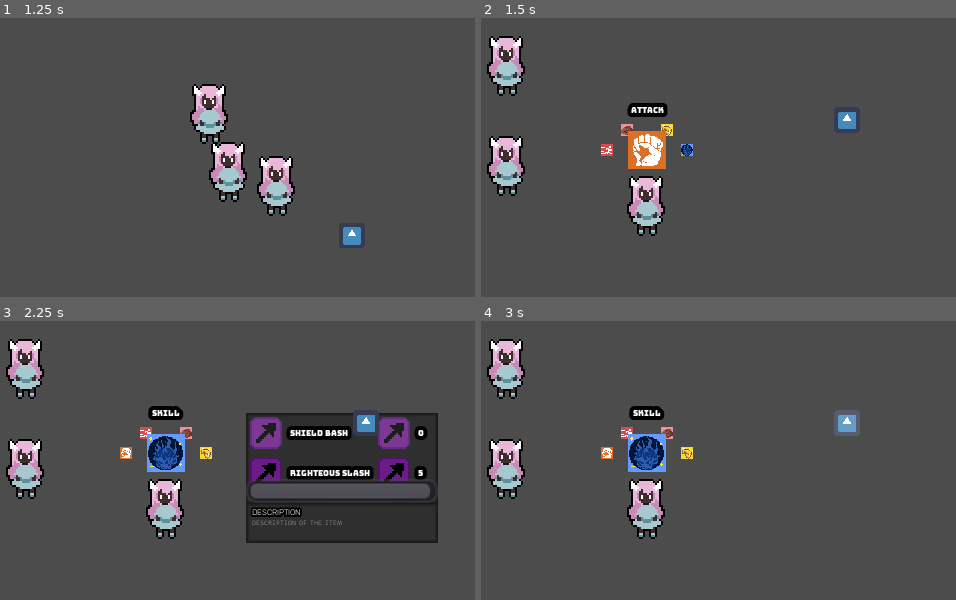
Above: before the commit, frames 1-4 (two rows, left to right).
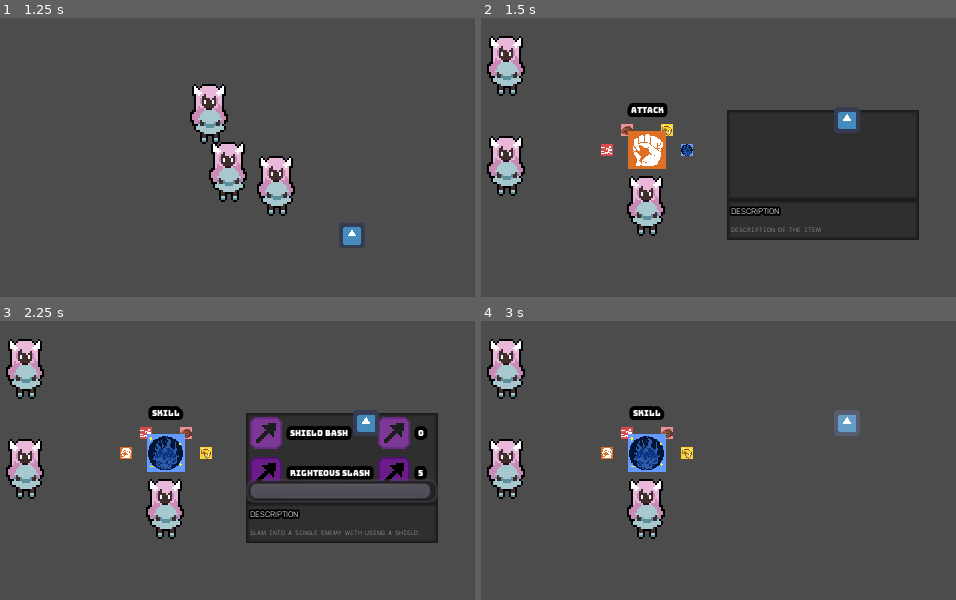
Above: after the commit, the same moments.

Repository: jalvarez2016/Dream-Away
Game: Godot game, scene res://World.tscn
Same seed, same stepped clock (60 frames per second), same inputs: the game is played once before the commit and once after it. The engine's default icon, where the game draws it, is replaced by a stand-in: a white triangle on a blue panel in a dark square.
Inputs:
- Up to frame 1 (1.25 s): hold Right (ui_right) from 0.53 s (still down); tap Z (ui_action) at 0.6 s
- Up to frame 2 (1.5 s): release Right (ui_right) at 1.28 s; hold Escape (ui_back) from 1.28 s (still down); tap Z (ui_action) at 1.35 s
- Up to frame 3 (2.25 s): tap Enter at 2 s; release Escape (ui_back) at 2.03 s; hold Right (ui_right) from 2.03 s (still down); tap Z (ui_action) at 2.1 s
- Up to frame 4 (3 s): release Right (ui_right) at 2.78 s; hold Up (ui_up) from 2.78 s (still down); tap Z (ui_action) at 2.85 s

Frame 1 is identical in both runs. In frame 2, 18% of the frame differs, in the area x 51-93%, y 32-80%; in frame 3, 0.7%; in frame 4, nothing differs.

Commit message:
CHORE: Reduce repeative code in action setup functions

Diff:
--- a/Fonts/Rubik.tres
+++ b/Fonts/Rubik.tres
@@ -7,4 +7,5 @@
 outline_size = 1
 outline_color = Color( 0, 0, 0, 1 )
 extra_spacing_top = 1
+extra_spacing_bottom = 1
 font_data = ExtResource( 1 )
--- a/Fonts/Trispace.tres
+++ b/Fonts/Trispace.tres
@@ -4,5 +4,4 @@
 
 [resource]
 size = 3
-extra_spacing_bottom = 3
 font_data = ExtResource( 1 )
--- a/Utils/ActionSelctor/ActionSelector.gd
+++ b/Utils/ActionSelctor/ActionSelector.gd
@@ -6,6 +6,8 @@
 enum {
 	ACTION_SELECT,
 	SKILL_SELECT,
+	STYLE_SELECT,
+	ITEM_SELECT,
 	ENEMY_SELECT,
 	ALLY_SELECT
 }
@@ -29,9 +31,9 @@
 var relevantStat
 
 #Skill variables
-var skillLabels = []
-var currentSkill
-var selectedSkillData
+var Labels = []
+var currentSelect
+var selectedData
 
 func _ready():
 	randomize()
@@ -86,7 +88,43 @@
 				_cycle_skills_up()
 			elif Input.is_action_just_pressed("ui_action"):
 				infoContainer.visible = false
-				match selectedSkillData.hurt_enemies:
+				match selectedData.hurt_enemies:
+					true:
+						enemyAnimationPlayer.play("Selecting")
+						state = ENEMY_SELECT
+					false:
+						allyAnimationPlayer.play("Selecting")
+						state = ALLY_SELECT
+		STYLE_SELECT:
+			if Input.is_action_just_pressed("ui_back"):
+				state = ACTION_SELECT
+				_depopulate_info()
+				infoContainer.visible = false
+			elif Input.is_action_just_pressed("ui_down"):
+				_cycle_skills_down()
+			elif Input.is_action_just_pressed("ui_up"):
+				_cycle_skills_up()
+			elif Input.is_action_just_pressed("ui_action"):
+				infoContainer.visible = false
+				match selectedData.hurt_enemies:
+					true:
+						enemyAnimationPlayer.play("Selecting")
+						state = ENEMY_SELECT
+					false:
+						allyAnimationPlayer.play("Selecting")
+						state = ALLY_SELECT
+		ITEM_SELECT:
+			if Input.is_action_just_pressed("ui_back"):
+				state = ACTION_SELECT
+				_depopulate_info()
+				infoContainer.visible = false
+			elif Input.is_action_just_pressed("ui_down"):
+				_cycle_skills_down()
+			elif Input.is_action_just_pressed("ui_up"):
+				_cycle_skills_up()
+			elif Input.is_action_just_pressed("ui_action"):
+				infoContainer.visible = false
+				match selectedData.hurt_enemies:
 					true:
 						enemyAnimationPlayer.play("Selecting")
 						state = ENEMY_SELECT
@@ -111,7 +149,7 @@
 				enemyAnimationPlayer.play("RESET")
 				_depopulate_info()
 		ALLY_SELECT:
-			var numTargets = selectedSkillData.targets
+			var numTargets = selectedData.targets
 			if numTargets > allies.size() || numTargets == -1:
 				pass
 #				Apply skill to all allies
@@ -199,23 +237,83 @@
 	_update_action_label(current_action.get_name())
 
 func _cycle_skills_down():
-	currentSkill.get_node("AnimationPlayer").play("RESET")
-	skillLabels.push_back(skillLabels.pop_front())
-	currentSkill = skillLabels[0]
-	selectedSkillData = _get_skill_data(currentSkill.get_name())
-	currentSkill.get_node("AnimationPlayer").play("Selecting")
+	currentSelect.get_node("AnimationPlayer").play("RESET")
+	Labels.push_back(Labels.pop_front())
+	currentSelect = Labels[0]
+	selectedData = _get_skill_data(currentSelect.get_name())
+	currentSelect.get_node("AnimationPlayer").play("Selecting")
 
 func _cycle_skills_up():
-	currentSkill.get_node("AnimationPlayer").play("RESET")
-	skillLabels.push_front(skillLabels.pop_back())
-	currentSkill = skillLabels[0]
-	selectedSkillData = _get_skill_data(currentSkill.get_name())
-	currentSkill.get_node("AnimationPlayer").play("Selecting")
+	currentSelect.get_node("AnimationPlayer").play("RESET")
+	Labels.push_front(Labels.pop_back())
+	currentSelect = Labels[0]
+	selectedData = _get_skill_data(currentSelect.get_name())
+	currentSelect.get_node("AnimationPlayer").play("Selecting")
 
 func _update_action_label(updated_text):
 	actionLabel.text = updated_text;
 
 # Action setup methods are below
+func _populate_info(items, type):
+#	Reduces the repetative code in setup functions
+#	@items: array An array of the labels to be placed in info
+#	@type: String The type of labels to be made
+	var stats = get_node("../").get_node("Stats")
+	relevantStat = stats.attack
+	var name = get_node("../").get_name()
+	var lvl = battleData.data[name].level
+	var count = 0;
+	infoContainer.visible = true
+	var description = $InfoContainer/Descriptor/VBoxContainer/Description
+	while count < items.size() && Labels.size() < items.size():
+		var itemData = items[count]
+		match type:
+			"ITEM":
+				var itemSelect = load("res://Utils/ActionSelctor/ItemSelect.tscn").instance()
+				itemSelect.set_name(itemData.name)
+				infoContainer.get_node("ScrollContainer/Info").add_child(itemSelect)
+				itemSelect._set_item_data(
+					itemData.name,
+					"res://Utils/Skill Icons/Skill_Attack_Icon.png",
+					itemData.amount
+				)
+				Labels.push_back(itemSelect)
+			"SKILL":
+				if itemData.level_required <= lvl:
+					var move = load("res://Utils/ActionSelctor/MoveSelect.tscn").instance()
+					move.set_name(itemData.name)
+					infoContainer.get_node("ScrollContainer/Info").add_child(move)
+					move._set_move_data(
+						itemData.name,
+						"res://Utils/Skill Icons/Skill_Attack_Icon.png",
+						str(itemData.mana),
+						"res://Utils/Skill Icons/Skill_Attack_Icon.png"
+					)
+					Labels.push_back(move)
+			"STYLE":
+				if itemData.level_required <= lvl:
+					var move = load("res://Utils/ActionSelctor/MoveSelect.tscn").instance()
+					move.set_name(itemData.name)
+					infoContainer.get_node("ScrollContainer/Info").add_child(move)
+					move._set_move_data(
+						itemData.name,
+						"res://Utils/Skill Icons/Skill_Attack_Icon.png",
+						str(itemData.style_points),
+						"res://Utils/Skill Icons/Skill_Attack_Icon.png"
+					)
+					Labels.push_back(move)
+		count += 1
+	currentSelect = Labels[0]
+	match type:
+		"ITEM":
+			selectedData = _get_item_info(currentSelect.get_name())
+		"SKILL":
+			selectedData = _get_skill_data(currentSelect.get_name())
+		"STYLE":
+			selectedData = _get_style_data(currentSelect.get_name())
+	print(selectedData)
+	description.text = selectedData.info
+
 func _attack_setup():
 #	Get character info
 	var stats = get_node("../").get_node("Stats")
@@ -226,82 +324,25 @@
 	enemyAnimationPlayer.play("Selecting")
 
 func _skill_setup():
-	var stats = get_node("../").get_node("Stats")
-	relevantStat = stats.attack
 	var name = get_node("../").get_name()
 	var skills = battleData.data[name].skills
-	var lvl = battleData.data[name].level
-	var count = 0;
-	infoContainer.visible = true
-	while count < skills.size() && skillLabels.size() < skills.size():
-		var skillData = skills[count]
-		if skillData.level_required <= lvl:
-			var move = load("res://Utils/ActionSelctor/MoveSelect.tscn").instance()
-			move.set_name(skillData.name)
-			infoContainer.get_node("ScrollContainer/Info").add_child(move)
-			move._set_move_data(
-				skillData.name,
-				"res://Utils/Skill Icons/Skill_Attack_Icon.png",
-				str(skillData.mana),
-				"res://Utils/Skill Icons/Skill_Attack_Icon.png"
-			)
-			skillLabels.push_back(move)
-		count += 1
-	currentSkill = skillLabels[0]
-	selectedSkillData = _get_skill_data(currentSkill.get_name())
-	currentSkill.get_node("AnimationPlayer").play("Selecting")
+	_populate_info(skills, "SKILL")
+	currentSelect.get_node("AnimationPlayer").play("Selecting")
 	state = SKILL_SELECT
 
 func _style_setup():
-#	var stats = get_node("../").get_node("Stats")
 	var name = get_node("../").get_name()
 	var styleSkills = battleData.data[name].style
-	var lvl = battleData.data[name].level
-	var count = 0;
-	infoContainer.visible = true
-	while count < styleSkills.size() && skillLabels.size() < styleSkills.size():
-		var styleMoveData = styleSkills[count]
-		if styleMoveData.level_required <= lvl:
-			var move = load("res://Utils/ActionSelctor/MoveSelect.tscn").instance()
-			move.set_name(styleMoveData.name)
-			infoContainer.get_node("ScrollContainer/Info").add_child(move)
-			move._set_move_data(
-				styleMoveData.name,
-				"res://Utils/Skill Icons/Skill_Attack_Icon.png",
-				str(styleMoveData.style_points),
-				"res://Utils/Skill Icons/Skill_Attack_Icon.png"
-			)
-			skillLabels.push_back(move)
-		count += 1
-	currentSkill = skillLabels[0]
-	selectedSkillData = _get_skill_data(currentSkill.get_name())
-	currentSkill.get_node("AnimationPlayer").play("Selecting")
+	_populate_info(styleSkills, "STYLE")
+	currentSelect.get_node("AnimationPlayer").play("Selecting")
 	state = SKILL_SELECT
 
 func _item_setup():
-	print(battleData.data.items)
 	var itemList = battleData.data.items
 	var count = 0;
-	infoContainer.visible = true
-	var description = $InfoContainer/Descriptor/Description
-	while count < itemList.size():
-		var item = itemList[count]
-		var itemSelect = load("res://Utils/ActionSelctor/ItemSelect.tscn").instance()
-		itemSelect.set_name(item.name)
-		infoContainer.get_node("ScrollContainer/Info").add_child(itemSelect)
-		itemSelect._set_item_data(
-			item.name,
-			"res://Utils/Skill Icons/Skill_Attack_Icon.png",
-			item.amount
-		)
-		skillLabels.push_back(itemSelect)
-		count += 1
-	currentSkill = skillLabels[0]
-	var selectedData = _get_item_info(currentSkill.get_name())
-	description.text = selectedData.info
-	currentSkill.get_node("AnimationPlayer").play("Selecting")
-	state = SKILL_SELECT
-	pass
+	_populate_info(itemList, "ITEM")
+	currentSelect.get_node("AnimationPlayer").play("Selecting")
+	state = ITEM_SELECT
 
 func _get_skill_data(skill_name):
 	var name = get_node("../").get_name()
@@ -314,18 +355,29 @@
 		count += 1
 	return skillData
 
+func _get_style_data(style_name):
+	var name = get_node("../").get_name()
+	var style_moves = battleData.data[name].style
+	var count = 0
+	var styleData
+	while count < style_moves.size():
+		if style_moves[count].name == style_name:
+			styleData = style_moves[count]
+		count += 1
+	return styleData
+
 func _get_item_info(item_name):
 	return battleData.itemGlossary[item_name]
 
 func _depopulate_info():
-	var description = $InfoContainer/Descriptor/Description
+	var description = $InfoContainer/Descriptor/VBoxContainer/Description
 	description.text = ""
 	var infoStuff = infoContainer.get_node("ScrollContainer/Info")
 	var count = 0
 	while count < infoStuff.get_children().size():
 		infoStuff.get_children()[count].queue_free()
 		count += 1
-	skillLabels = []
+	Labels = []
 
 # Enemy Cycling Logic
 func _next_enemy():
@@ -377,7 +429,7 @@
 func _skill_action(_on_ally: bool):
 	if _on_ally:
 		print(current_ally)
-		var skillEffect = selectedSkillData.effect
+		var skillEffect = selectedData.effect
 		match skillEffect:
 			"HEAL":
 				var amountHealed = get_node("../Stats").attack + (randi() % 5)
@@ -397,12 +449,12 @@
 
 	enemyAnimationPlayer.play("RESET")
 
-	if selectedSkillData.hurt_enemies:
+	if selectedData.hurt_enemies:
 		var enemyDefense = current_enemy.get_node("Stats").defense
-		var damageDelt = selectedSkillData.damage - (enemyDefense/ 1.5)
+		var damageDelt = selectedData.damage - (enemyDefense/ 1.5)
 		current_enemy._take_damage(damageDelt + (randi() % 5))
 
-	var skillEffect = selectedSkillData.effect
+	var skillEffect = selectedData.effect
 	match skillEffect:
 		"STUN":
 			current_enemy._set_status("STUN")
--- a/Utils/ActionSelctor/Action_Selector.tscn
+++ b/Utils/ActionSelctor/Action_Selector.tscn
@@ -116,7 +116,6 @@
 shape = SubResource( 5 )
 
 [node name="InfoContainer" type="Panel" parent="."]
-visible = false
 margin_left = 42.0
 margin_top = -8.0
 margin_right = 42.0
@@ -138,29 +137,33 @@
 size_flags_horizontal = 3
 size_flags_vertical = 3
 
-[node name="Descriptor" type="Panel" parent="InfoContainer"]
+[node name="Descriptor" type="ScrollContainer" parent="InfoContainer"]
 margin_left = -2.0
 margin_top = 43.0
 margin_right = 94.0
 margin_bottom = 63.0
-custom_styles/panel = SubResource( 9 )
+custom_styles/bg = SubResource( 9 )
 
-[node name="Title" type="Label" parent="InfoContainer/Descriptor"]
-margin_left = 3.0
-margin_top = 1.0
+[node name="VBoxContainer" type="VBoxContainer" parent="InfoContainer/Descriptor"]
+margin_left = 2.0
+margin_top = 2.0
+margin_right = 94.0
+margin_bottom = 17.0
+size_flags_horizontal = 3
+
+[node name="Title" type="Label" parent="InfoContainer/Descriptor/VBoxContainer"]
 margin_right = 92.0
-margin_bottom = 6.0
+margin_bottom = 7.0
 size_flags_horizontal = 3
 custom_fonts/font = ExtResource( 9 )
 text = "Description"
 autowrap = true
 uppercase = true
 
-[node name="Description" type="Label" parent="InfoContainer/Descriptor"]
-margin_left = 3.0
-margin_top = 8.0
+[node name="Description" type="Label" parent="InfoContainer/Descriptor/VBoxContainer"]
+margin_top = 11.0
 margin_right = 92.0
-margin_bottom = 13.0
+margin_bottom = 15.0
 size_flags_horizontal = 3
 custom_fonts/font = ExtResource( 8 )
 text = "Description of the item"
--- a/Utils/BattleData.gd
+++ b/Utils/BattleData.gd
@@ -57,7 +57,8 @@
 				"targets": 1,
 				"hurt_enemies": false,
 				"mana": 10,
-				"effect": "HEAL"
+				"effect": "HEAL",
+				"info": "Heals a single target"
 			},
 			{
 				"name": "Heal Drain",
@@ -66,7 +67,8 @@
 				"targets": 1,
 				"hurt_enemies": true,
 				"mana": 10,
-				"effect": "HEAL_DAMAGE"
+				"effect": "HEAL_DAMAGE",
+				"info": "Drains health from an enemy and uses it to heal themselves."
 			},
 			{
 				"name": "Barrier",
@@ -75,7 +77,8 @@
 				"targets": -1,
 				"hurt_enemies": false,
 				"mana": 12,
-				"effect": "SHIELD"
+				"effect": "SHIELD",
+				"info": "Creates shields for all allies."
 			},
 			{
 				"name": "Group Heal",
@@ -84,7 +87,8 @@
 				"targets": -1,
 				"hurt_enemies": false,
 				"mana": 18,
-				"effect": "HEAL"
+				"effect": "HEAL",
+				"info": "Heals all members in the party."
 			},
 			{
 				"name": "Revive",
@@ -93,7 +97,8 @@
 				"targets": 1,
 				"hurt_enemies": false,
 				"mana": 25,
-				"effect": "REVIVE"
+				"effect": "REVIVE",
+				"info": "Revives a single party member."
 			},
 		],
 		"style": [
@@ -104,16 +109,18 @@
 				"targets": 0,
 				"hurt_enemies": false,
 				"style_points": 80,
-				"effect": "STOCK"
+				"effect": "STOCK",
+				"info": "Adds health to a storage of health that can be used later for healing or damage."
 			},
 			{
 				"name": "Drain Stock",
 				"level_required": 12,
 				"damage": 45,
-				"targets": 0,
+				"targets": 1,
 				"hurt_enemies": false,
 				"style_points": 40,
-				"effect": "STOCK"
+				"effect": "STOCK",
+				"info": "Drains health from an enemy and adds it to a storage of health that can be used later for healing or damage."
 			},
 			{
 				"name": "Heathing Sunshine",
@@ -122,7 +129,8 @@
 				"targets": -1,
 				"hurt_enemies": false,
 				"style_points": 20,
-				"effect": "HEAL"
+				"effect": "HEAL",
+				"info": "Uses the health stored in the health stock to heal all party members equally up to the amount in the health stock. Whatever is not used remains in the health stock for later use."
 			},
 			{
 				"name": "Day of Rebirth",
@@ -131,7 +139,8 @@
 				"targets": -1,
 				"hurt_enemies": false,
 				"style_points": 60,
-				"effect": "REVIVE"
+				"effect": "REVIVE",
+				"info": "Resurrects all defeated party members at 50% health."
 			},
 		],
 		"exp": 0,
@@ -147,7 +156,8 @@
 				"targets": 1,
 				"hurt_enemies": true,
 				"mana": 10,
-				"effect": "STUN"
+				"effect": "STUN",
+				"info": "Slams a hammer conjured up with magic down on an enemy."
 			},
 			{
 				"name": "Shadow Spear",
@@ -156,7 +166,8 @@
 				"targets": 1,
 				"hurt_enemies": true,
 				"mana": 15,
-				"effect": null
+				"effect": null,
+				"info": "Shoots a spear created with magic at an enemy."
 			},
 			{
 				"name": "Pain Rain",
@@ -165,7 +176,8 @@
 				"targets": -1,
 				"hurt_enemies": true,
 				"mana": 15,
-				"effect": "SHIELD"
+				"effect": "SHIELD",
+				"info": "Rains down needles on all enemies while making making shields for your party."
 			},
 			{
 				"name": "Opaque Shield",
@@ -174,7 +186,8 @@
 				"targets": -1,
 				"hurt_enemies": false,
 				"mana": 18,
-				"effect": "SHIELD"
+				"effect": "SHIELD",
+				"info": "Creates shields for all members of the party."
 			}
 		],
 		"style": [
@@ -185,7 +198,8 @@
 				"targets": -1,
 				"hurt_enemies": true,
 				"style_points": 80,
-				"effect": null
+				"effect": null,
+				"info": "Brings down a maasive ball of darkness on your enemies."
 			},
 			{
 				"name": "Aegis Shield",
@@ -194,7 +208,8 @@
 				"targets": -1,
 				"hurt_enemies": false,
 				"style_points": 40,
-				"effect": "SHIELD"
+				"effect": "SHIELD",
+				"info": "Creates an impenetrable shield that lasts 5 rounds."
 			},
 			{
 				"name": "Devour",
@@ -203,7 +218,8 @@
 				"targets": -1,
 				"hurt_enemies": true,
 				"style_points": 90,
-				"effect": null
+				"effect": null,
+				"info": "Lia consumes the nightmares of her enemies to fire up an attack that damages all enemies physically and psychologically."
 			},
 		],
 		"exp": 0,
@@ -219,7 +235,8 @@
 				"targets": 1,
 				"hurt_enemies": true,
 				"mana": 0,
-				"effect": "STUN"
+				"effect": "STUN",
+				"info": "Slam into a single enemy with using a shield."
 			},
 			{
 				"name": "Righteous Slash",
@@ -228,7 +245,8 @@
 				"targets": 1,
 				"hurt_enemies": true,
 				"mana": 5,
-				"effect": null
+				"effect": null,
+				"info": "Brings down a mighty sword slash against the enemy"
 			},
 			{
 				"name": "Iron Glaive",
@@ -237,7 +255,8 @@
 				"targets": -1,
 				"hurt_enemies": true,
 				"mana": 8,
-				"effect": null
+				"effect": null,
+				"info": "Cleaves enemies with a magic enfused sword"
 			},
 			{
 				"name": "Dragons Rage",
@@ -246,7 +265,9 @@
 				"targets": -1,
 				"hurt_enemies": true,
 				"mana": 20,
-				"effect": "FATIGUE"
+				"effect": "FATIGUE",
+				"info":
+					"Unleashes Seigi's rage on all enemies using as much magic to strengthen her blows as she can."
 			}
 		],
 		"style": [
@@ -257,7 +278,9 @@
 				"targets": -1,
 				"hurt_enemies": true,
 				"style_points": 80,
-				"effect": "STUN"
+				"effect": "STUN",
+				"info":
+					"Unleashes a beastly roar that stuns all that hear it. Damages all enemies."
 			},
 			{
 				"name": "Knights Judgement",
@@ -265,8 +288,9 @@
 				"damage": 100,
 				"targets": 1,
 				"hurt_enemies": false,
-				"style_points": 80,
-				"effect": null
+				"style_points": 60,
+				"effect": null,
+				"info": "Unleashes a devastating sword slash on a single enemy."
 			},
 			{
 				"name": "Vapor Strike",
@@ -275,7 +299,8 @@
 				"targets": -1,
 				"hurt_enemies": true,
 				"style_points": 90,
-				"effect": null
+				"effect": null,
+				"info": "A flurry of sword strikes rains down on all enemies."
 			},
 		],
 		"exp": 0,
